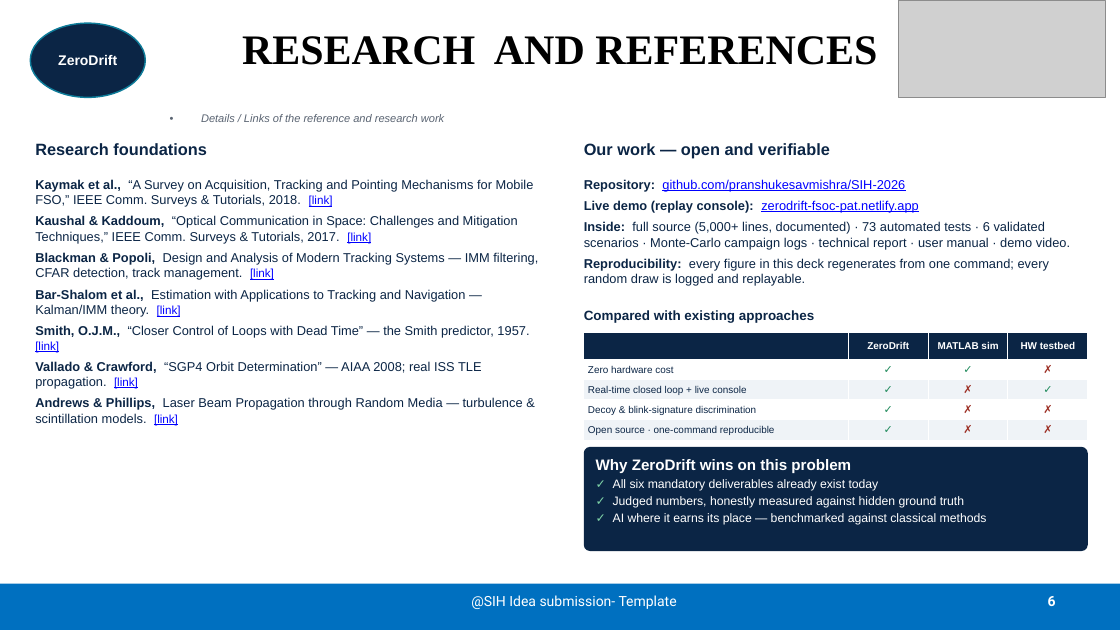
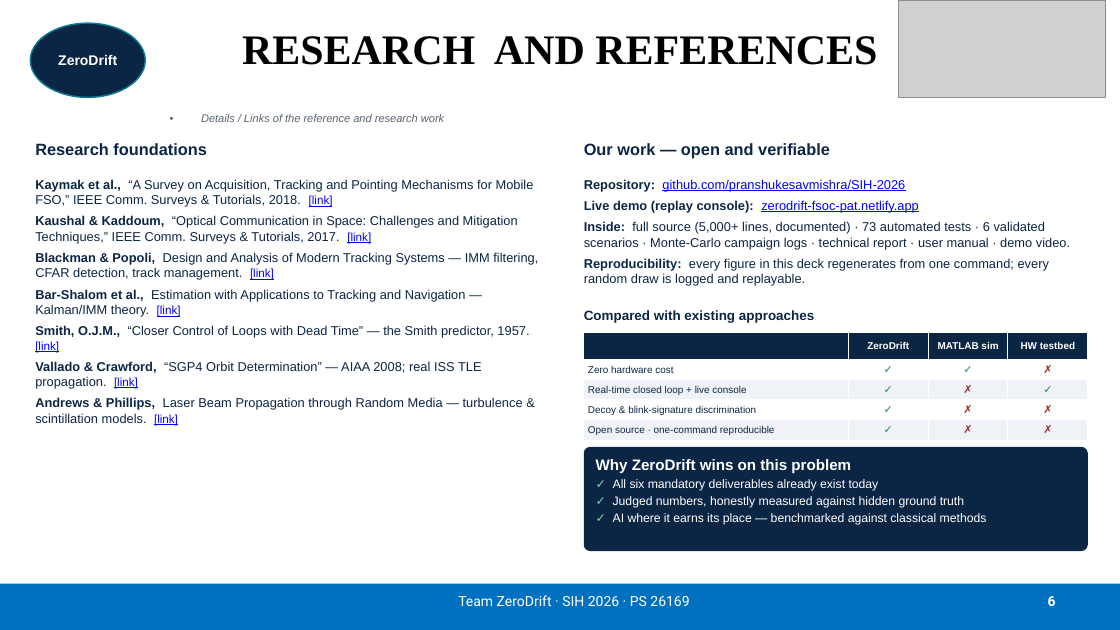
Before and after one commit to pranshukesavmishra/SIH2026, a slide deck: slide 6 of docs/submission/ZeroDrift_SIH26169.pptx. Drawn at 1120x630 pixels with LibreOffice and Linux fonts; fonts in the diff are those of the drawing; grey boxes stand for pictures. Boxes give left, top, right and bottom in pixels: in the first picture for what was removed or moved away, otherwise in the second. Text is boxed around its words. In the diff, an @@ line names an element or a change of style, - is before the commit and + after.

```diff
--- a/docs/submission/ZeroDrift_SIH26169.pptx
+++ b/docs/submission/ZeroDrift_SIH26169.pptx
@@ text at <box>458,595,689,606</box>: text changed @@
-@SIH Idea submission- Template
+Team ZeroDrift · SIH 2026 · PS 26169
```
Also in this commit, not shown: 4 other slides changed, 1 other file.
